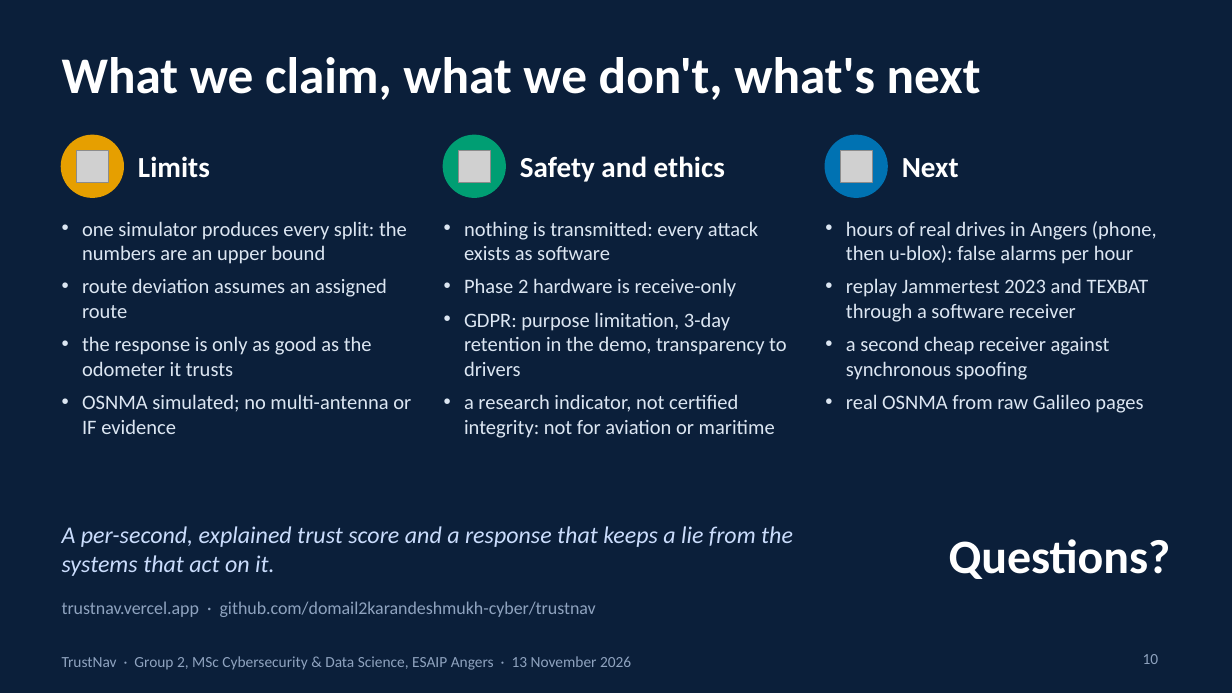
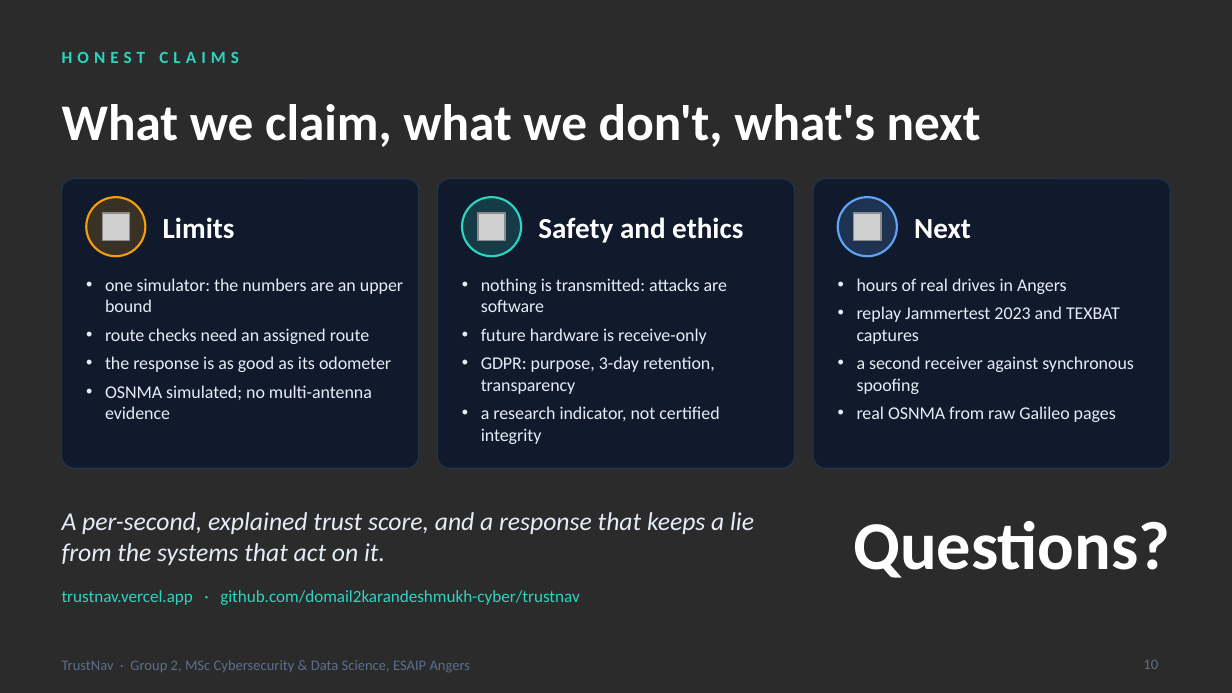
Before and after one commit to domail2karandeshmukh-cyber/trustnav, a slide deck: slide 10 of presentation/TrustNav_oral_deck.pptx. Drawn at 1232x693 pixels with LibreOffice and Linux fonts; fonts in the diff are those of the drawing; grey boxes stand for pictures; background and template pictures are left out; a plain dark background stands for a picture behind light text. Boxes give left, top, right and bottom in pixels: in the first picture for what was removed or moved away, otherwise in the second. Text is boxed around its words. In the diff, an @@ line names an element or a change of style, - is before the commit and + after.

```diff
--- a/presentation/TrustNav_oral_deck.pptx
+++ b/presentation/TrustNav_oral_deck.pptx
@@ background #0B1F3A to picture (left out) @@
@@ text added at box(62, 52, 239, 63), 10 pt, text #2DD4BF, bold @@
+HONEST CLAIMS
@@ title "What we claim, what we ...": place and size @@
-title "What we claim, what we ..." at box(62, 57, 981, 100)
+title "What we claim, what we ..." at box(62, 104, 981, 147)
@@ rounded rectangle added at box(62, 179, 419, 468), fill #101A2C, outline #24324A 0.75 pt @@
@@ picture removed at box(76, 150, 108, 182) @@
@@ rounded rectangle added at box(437, 179, 795, 468), fill #101A2C, outline #24324A 0.75 pt @@
@@ picture removed at box(458, 150, 490, 182) @@
@@ rounded rectangle added at box(813, 179, 1170, 468), fill #101A2C, outline #24324A 0.75 pt @@
@@ picture removed at box(840, 150, 872, 182) @@
@@ ellipse: place and size @@
-ellipse at box(62, 136, 123, 197)
+ellipse at box(86, 197, 145, 256)
@@ ellipse at box(86, 197, 145, 256): fill #E69F00 to #F59E0B at 18% opacity; outline #E69F00 1 pt to #F59E0B 1.25 pt @@
@@ text "Limits": place and size @@
-text "Limits" at box(138, 156, 210, 178)
+text "Limits" at box(163, 217, 235, 239)
@@ ellipse: place and size @@
-ellipse at box(444, 136, 505, 197)
+ellipse at box(462, 197, 521, 256)
@@ ellipse at box(462, 197, 521, 256): fill #009E73 to #2DD4BF at 18% opacity; outline #009E73 1 pt to #2DD4BF 1.25 pt @@
@@ text "Safety and ethics": place and size @@
-text "Safety and ethics" at box(520, 156, 725, 182)
+text "Safety and ethics" at box(538, 217, 743, 243)
@@ ellipse: place and size @@
-ellipse at box(825, 136, 887, 197)
+ellipse at box(838, 197, 897, 256)
@@ ellipse at box(838, 197, 897, 256): fill #0072B2 to #60A5FA at 18% opacity; outline #0072B2 1 pt to #60A5FA 1.25 pt @@
@@ text "Next": place and size @@
-text "Next" at box(902, 158, 959, 178)
+text "Next" at box(914, 219, 971, 239)
@@ picture added at box(102, 213, 129, 240) @@
@@ picture added at box(478, 213, 505, 240) @@
@@ picture added at box(854, 213, 881, 240) @@
@@ text at box(105, 278, 403, 419): text changed; size 12 to 10.5 pt; text colour #DCE6F2 to #E6EDF7 @@
-• one simulator produces every split: the numbers are an upper bound
-• route deviation assumes an assigned route
-• the response is only as good as the odometer it trusts
-• OSNMA simulated; no multi-antenna or IF evidence
+• one simulator: the numbers are an upper bound
+• route checks need an assigned route
+• the response is as good as its odometer
+• OSNMA simulated; no multi-antenna evidence
@@ text at box(481, 278, 727, 444): text changed; size 12 to 10.5 pt; text colour #DCE6F2 to #E6EDF7 @@
-• nothing is transmitted: every attack exists as software
-• Phase 2 hardware is receive-only
-• GDPR: purpose limitation, 3-day retention in the demo, transparency to drivers
-• a research indicator, not certified integrity: not for aviation or maritime
+• nothing is transmitted: attacks are software
+• future hardware is receive-only
+• GDPR: purpose, 3-day retention, transparency
+• a research indicator, not certified integrity
@@ text "hours of real drives in ...": place and size @@
-text "hours of real drives in ..." at box(846, 221, 1157, 413)
+text "hours of real drives in ..." at box(857, 306, 1134, 422)
@@ text at box(857, 306, 1134, 394): text changed; size 12 to 10.5 pt; text colour #DCE6F2 to #E6EDF7 @@
-• hours of real drives in Angers (phone, then u-blox): false alarms per hour
-• replay Jammertest 2023 and TEXBAT through a software receiver
-• a second cheap receiver against synchronous spoofing
+• hours of real drives in Angers
+• replay Jammertest 2023 and TEXBAT captures
+• a second receiver against synchronous spoofing
@@ text at box(857, 406, 1116, 422): size 12 to 10.5 pt, text colour #DCE6F2 to #E6EDF7 in "real OSNMA from raw Galileo pages"; indent changed; less space between paragraphs @@
@@ text "Questions?": place and size @@
-text "Questions?" at box(949, 539, 1171, 579)
+text "Questions?" at box(853, 521, 1170, 578)
@@ text "Questions?" at box(853, 521, 1170, 578): size 28 to 40 pt @@
@@ text at box(62, 512, 754, 565): text changed; size 14 to 15 pt; text colour #CADCFC to #E6EDF7 @@
-A per-second, explained trust score and a response that keeps a lie from the systems that act on it.
+A per-second, explained trust score, and a response that keeps a lie from the systems that act on it.
@@ text "trustnav.vercel.app · github.com/domail2karandeshmukh-cyber/ ..." at box(62, 590, 579, 605): size 10.5 to 10 pt, text colour #8FA3BF to #2DD4BF; vertical alignment middle to top @@
@@ page number at box(1143, 660, 1158, 669): size 9 to 8.5 pt, text colour #8FA3BF to #5B6F8C @@
@@ text at box(62, 660, 471, 673): text changed; size 9 to 8.5 pt; text colour #8FA3BF to #5B6F8C @@
-TrustNav · Group 2, MSc Cybersecurity & Data Science, ESAIP Angers · 13 November 2026
+TrustNav · Group 2, MSc Cybersecurity & Data Science, ESAIP Angers
```
Also in this commit, not shown: 9 other slides changed, 2 other files.
